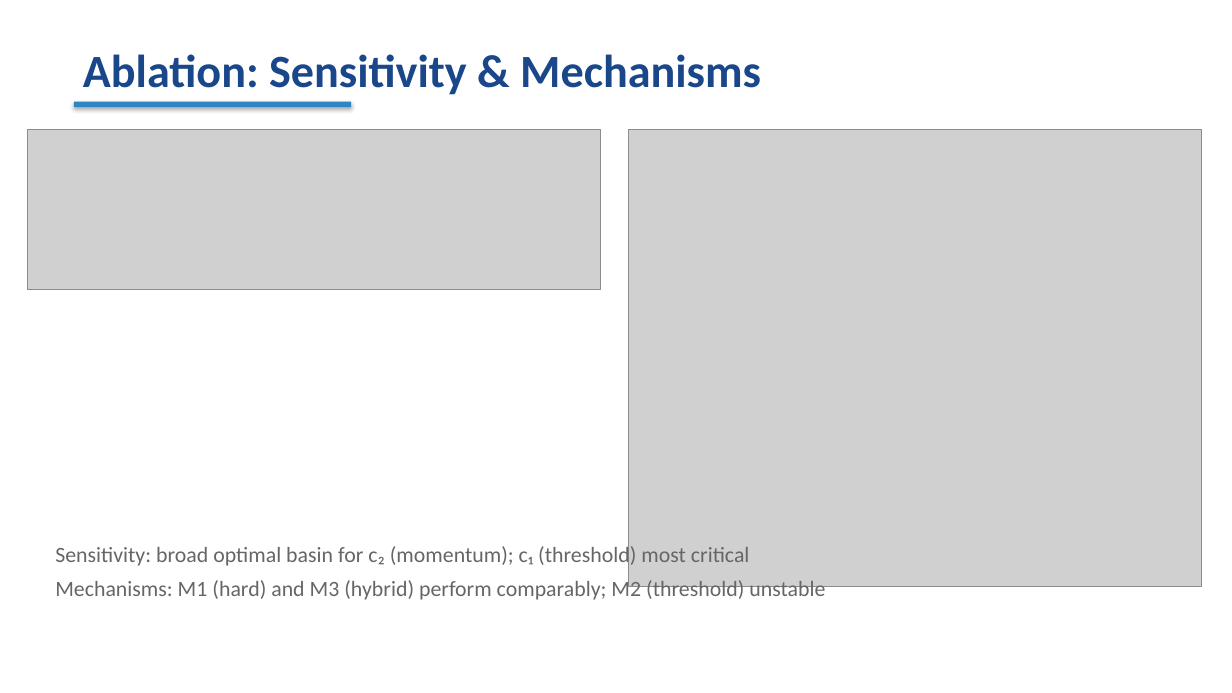
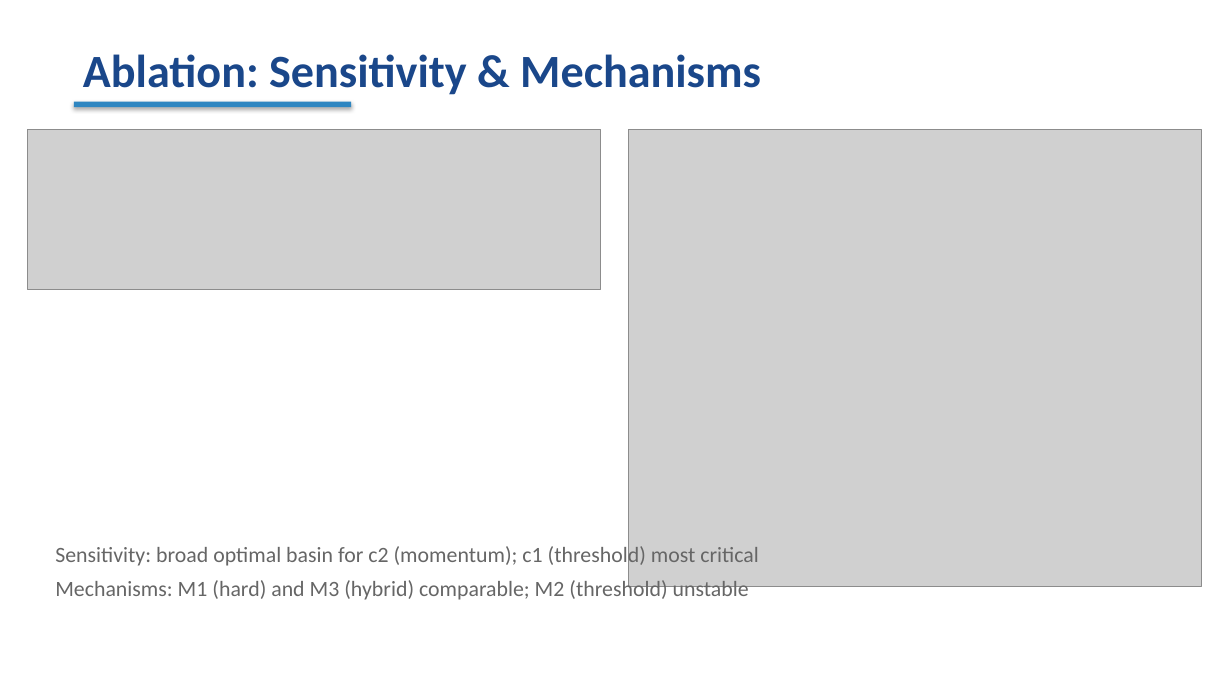
Before and after one commit to ALPHAGOD12/tree-hyperlista, a slide deck: slide 9 of paper/tree_hyperlista_slides.pptx. Drawn at 1232x693 pixels with LibreOffice and Linux fonts; fonts in the diff are those of the drawing; grey boxes stand for pictures. Boxes give left, top, right and bottom in pixels: in the first picture for what was removed or moved away, otherwise in the second. Text is boxed around its words. In the diff, an @@ line names an element or a change of style, - is before the commit and + after.

```diff
--- a/paper/tree_hyperlista_slides.pptx
+++ b/paper/tree_hyperlista_slides.pptx
@@ text at bbox=[55, 543, 759, 602]: text changed @@
-Sensitivity: broad optimal basin for c₂ (momentum); c₁ (threshold) most critical
-Mechanisms: M1 (hard) and M3 (hybrid) perform comparably; M2 (threshold) unstable
+Sensitivity: broad optimal basin for c2 (momentum); c1 (threshold) most critical
+Mechanisms: M1 (hard) and M3 (hybrid) comparable; M2 (threshold) unstable
```
Also in this commit, not shown: 9 other slides changed, 5 slides added, 3 other files.
